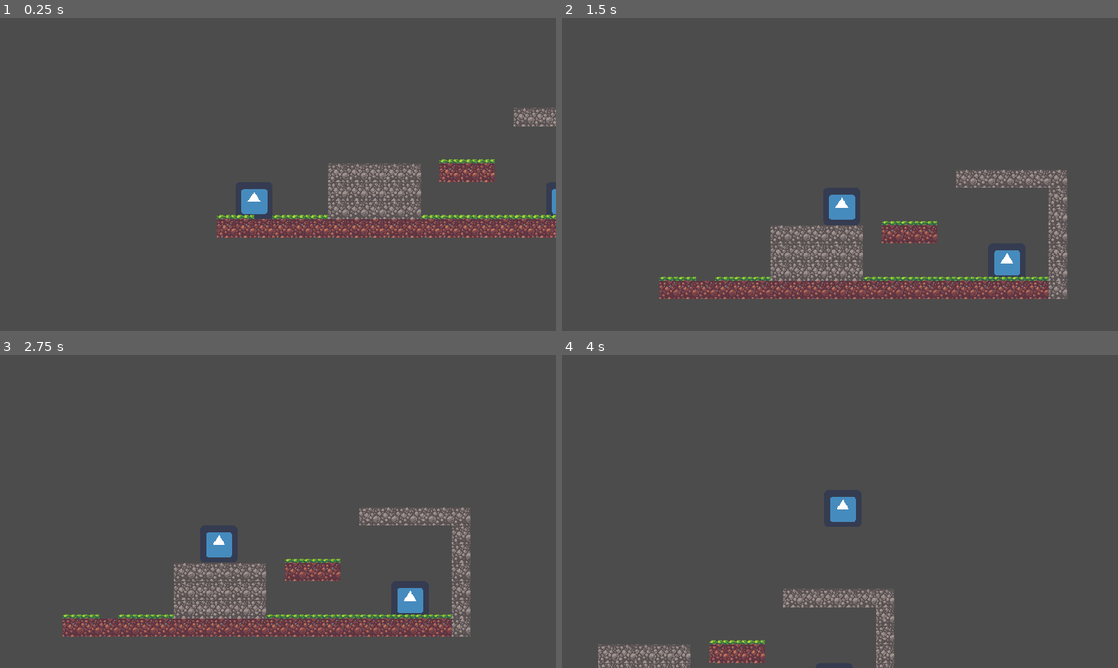
Above: before the commit, frames 1-4 (two rows, left to right).
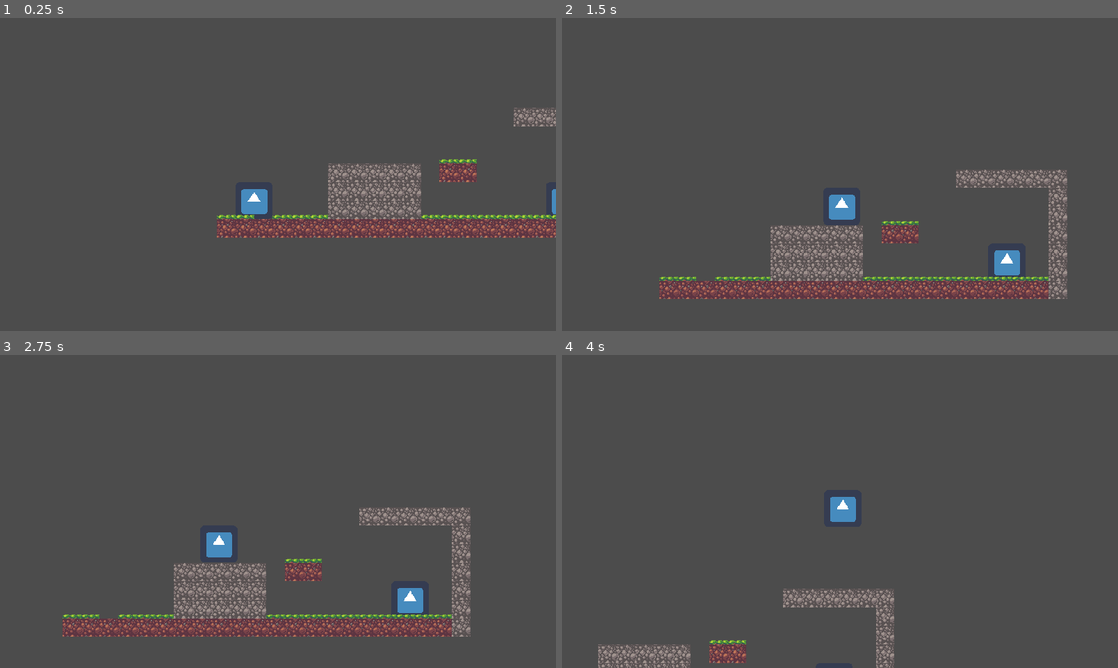
Above: after the commit, the same moments.

Repository: tgun117/TheSpy
Game: Godot game, scene res://World.tscn
The game is run twice, just before and just after one commit, with the same random seed, the same clock (stepped at 60 frames per second) and the same inputs. The engine's default icon, where the game draws it, is replaced by a stand-in: a white triangle on a blue panel in a dark square.
Inputs:
- Up to frame 1 (0.25 s): no input
- Up to frame 2 (1.5 s): hold Right (ui_right) from 0.53 s (still down); tap Up (ui_up) at 0.77 s
- Up to frame 3 (2.75 s): tap Up (ui_up) at 1.52 s; release Right (ui_right) at 2.03 s; hold Left (ui_left) from 2.03 s (still down)
- Up to frame 4 (4 s): release Left (ui_left) at 2.78 s; hold Right (ui_right) from 2.78 s (still down); tap Up (ui_up) at 3.02, 3.77 s

The runs differ from the first frame. In frame 1, 0.1% of the frame differs, in the area x 85-89%, y 45-53%; in frame 2, 0.1%; in frame 3, 0.1%; in frame 4, 0.1%.

Commit message:
Fikset bugg med at dei raude sirklane forsvant med fleire klikk

Diff:
--- a/Plattform/World.tscn
+++ b/Plattform/World.tscn
@@ -17,7 +17,7 @@
 tile_set = ExtResource( 3 )
 cell_size = Vector2( 32, 32 )
 format = 1
-tile_data = PoolIntArray( 131088, 1, 0, 131089, 1, 0, 131090, 1, 0, 131091, 1, 0, 131092, 1, 0, 131093, 1, 0, 196629, 1, 0, 262156, 2, 0, 262157, 2, 0, 262158, 2, 0, 262165, 1, 0, 327686, 1, 0, 327687, 1, 0, 327688, 1, 0, 327689, 1, 0, 327690, 1, 0, 327692, 0, 0, 327693, 0, 0, 327694, 0, 0, 327701, 1, 0, 393222, 1, 0, 3932 …(668 unchanged characters)…
+tile_data = PoolIntArray( 131088, 1, 0, 131089, 1, 0, 131090, 1, 0, 131091, 1, 0, 131092, 1, 0, 131093, 1, 0, 196629, 1, 0, 262156, 2, 0, 262157, 2, 0, 262165, 1, 0, 327686, 1, 0, 327687, 1, 0, 327688, 1, 0, 327689, 1, 0, 327690, 1, 0, 327692, 0, 0, 327693, 0, 0, 327701, 1, 0, 393222, 1, 0, 3932 …(668 unchanged characters)…
 __meta__ = {
 "_edit_lock_": true
 }
